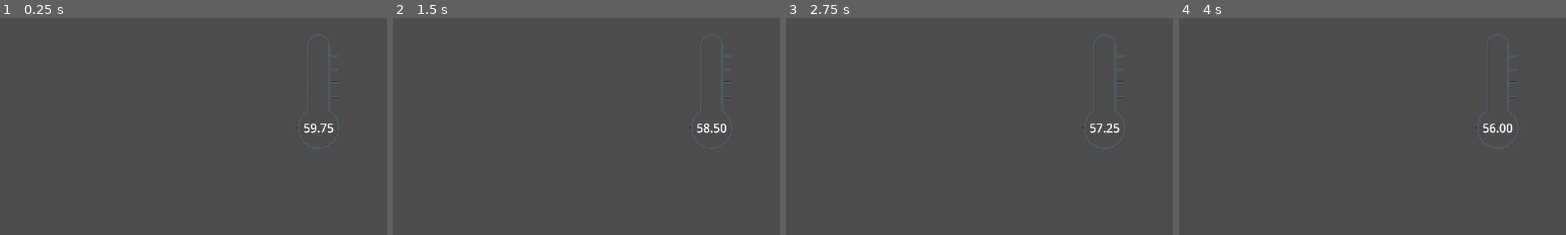
Above: before the commit, frames 1-4 (left to right).
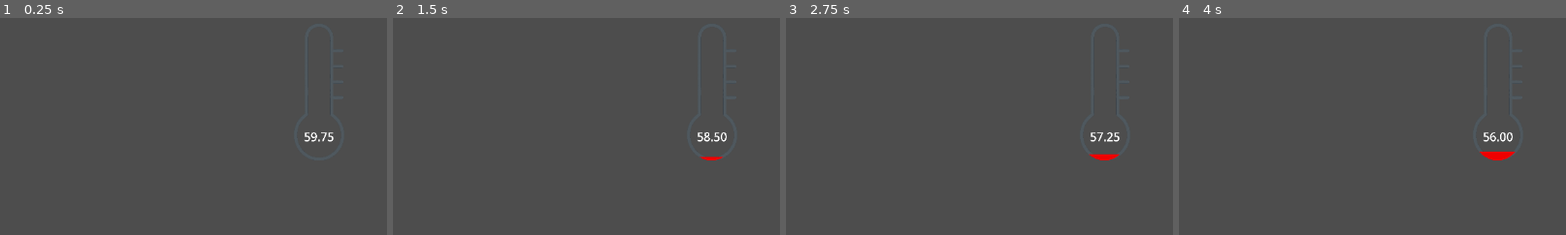
Above: after the commit, the same moments.

Repository: yhu631/Game-Gam
Game: Godot game, scene res://TimerUI.tscn
The game is run twice, just before and just after one commit, with the same random seed, the same clock (stepped at 60 frames per second) and the same inputs.
Inputs:
- Up to frame 1 (0.25 s): no input
- Up to frame 2 (1.5 s): tap Enter at 0.5 s
- Up to frame 3 (2.75 s): tap Space at 2 s
- Up to frame 4 (4 s): tap Enter at 3.5 s
The pictures show only the part of the screen within x 50-100%, y 0-50%; the shares and areas given below are measured in that part.

The runs differ from the first frame. In frame 1, 0.3% of the frame differs, in the area x 76-88%, y 10-61%; in frame 2, 0.5%; in frame 3, 0.5%; in frame 4, 0.7%, in the area x 76-88%, y 10-66%.

Commit message:
image updated so no delay in progress bar

Diff:
--- a/experimental/TimerUI.tscn
+++ b/experimental/TimerUI.tscn
@@ -24,17 +24,18 @@
 offset_bottom = 1031.0
 scale = Vector2(0.194727, 0.200655)
 max_value = 60.0
-step = 0.2
+step = 0.0
 fill_mode = 3
+nine_patch_stretch = true
 texture_under = ExtResource("2_521m4")
 texture_progress = ExtResource("3_521m4")
 
 [node name="TimerLabel" type="Label" parent="CanvasLayer/ThermometerBar"]
 layout_mode = 0
-offset_left = 390.29
-offset_top = 717.65
-offset_right = 620.29
-offset_bottom = 841.65
+offset_left = 374.884
+offset_top = 752.535
+offset_right = 641.884
+offset_bottom = 936.535
 theme_override_font_sizes/font_size = 90
 text = "60.00"
 horizontal_alignment = 1
--- a/experimental/timer_ui.gd
+++ b/experimental/timer_ui.gd
@@ -1,61 +1,55 @@
 extends Node
 
-# Time limit and remaining time in seconds
-var max_time := 60.0
-var time_left := 60.0
-var shake_timer = 0.0
-var original_position := Vector2.ZERO  # Store the default UI position
+@export var max_time: float = 60.0  # total countdown in seconds
 
-@onready var thermometer = $CanvasLayer/ThermometerBar
-@onready var timer_label = $CanvasLayer/ThermometerBar/TimerLabel
+var time_left: float
+var original_position: Vector2
 
-func _ready():
-	original_position = thermometer.position  # Capture initial (top-right) position
+@onready var bar: TextureProgressBar = $CanvasLayer/ThermometerBar
+@onready var timer_label: Label       = $CanvasLayer/ThermometerBar/TimerLabel
 
-func _process(delta):
-	# print("Time:", time_left, "Fill:", thermometer.value)
+func _ready() -> void:
+	# 1) Enable per-frame _process() calls
+	set_process(true)
 
-	if time_left > 0:
-		time_left -= delta
-		if time_left <= 0:
-			time_left = 0
+	# 2) Init timer and record original bar position
+	time_left = max_time
+	original_position = bar.position
+
+	# 3) Configure bar: full-range + no snapping
+	bar.min_value = 0.0
+	bar.max_value = max_time
+	bar.step      = 0.0
+
+	# 4) Sync UI immediately
+	_update_ui()
+
+func _process(delta: float) -> void:
+	if time_left > 0.0:
+		time_left = max(time_left - delta, 0.0)
+		if time_left == 0.0:
 			end_game()
+	_update_ui()
+	_update_shake()
 
-		# Calculate how "hot" the thermometer should be
-		var fill_ratio = 1.0 - (time_left / max_time)
-		thermometer.value = fill_ratio * thermometer.max_value
+func _update_ui() -> void:
+	# Fill from 0→max_time
+	bar.value = max_time - time_left
+	timer_label.text = "%.2f" % time_left
 
-		# Round remaining time to 2 decimal places
-		timer_label.text = "%.2f" % time_left
+func _update_shake() -> void:
+	var ratio: float = bar.value / max_time
+	if ratio >= 0.7:
+		# Python-style inline if … else for GDScript (no '?:')
+		var strength: float = 2.5 if ratio >= 0.9 else 1.0
+		bar.position = original_position + Vector2(
+			randf_range(-strength, strength),
+			randf_range(-strength, strength)
+		)
+	else:
+		bar.position = original_position
 
-	# Color change based on heat
-	var heat_ratio = (max_time - time_left) / max_time
-	if heat_ratio < 0.7:
-		thermometer.tint_progress = Color(1, 0, 0)
-	elif heat_ratio < 0.9:
-		thermometer.tint_progress = Color(0.8, 0, 0)
-	else:
-		thermometer.tint_progress = Color(0.6, 0, 0)
-
-	# Animation based on heat
-	var shake_ratio = thermometer.value / thermometer.max_value
-
-	if shake_ratio >= 0.7:
-		shake_timer += delta
-		var shake_strength = 1.0
-
-		if shake_ratio >= 0.9:
-			shake_strength = 2.5
-
-		var offset = Vector2(
-			randf_range(-shake_strength, shake_strength),
-			randf_range(-shake_strength, shake_strength)
-		)
-		thermometer.position = original_position + offset
-	else:
-		thermometer.position = original_position  # Reset to top-right corner
-
-func end_game():
-	print("Time's up!")
+func end_game() -> void:
+	print("Time’s up!")
 	get_tree().paused = true
-	# Switch scene to game over menu
+	# e.g. get_tree().change_scene_to_file("res://GameOver.tscn")
Not shown: 1 places in experimental/TimerUI.tscn that only renumber resources
Binary file changed: experimental/thermometer_fill_crop.png
Not shown, changed: experimental/thermometer_fill_crop.png.import
Binary file changed: experimental/thermometer_outline.png
Not shown, changed: experimental/thermometer_outline.png.import
